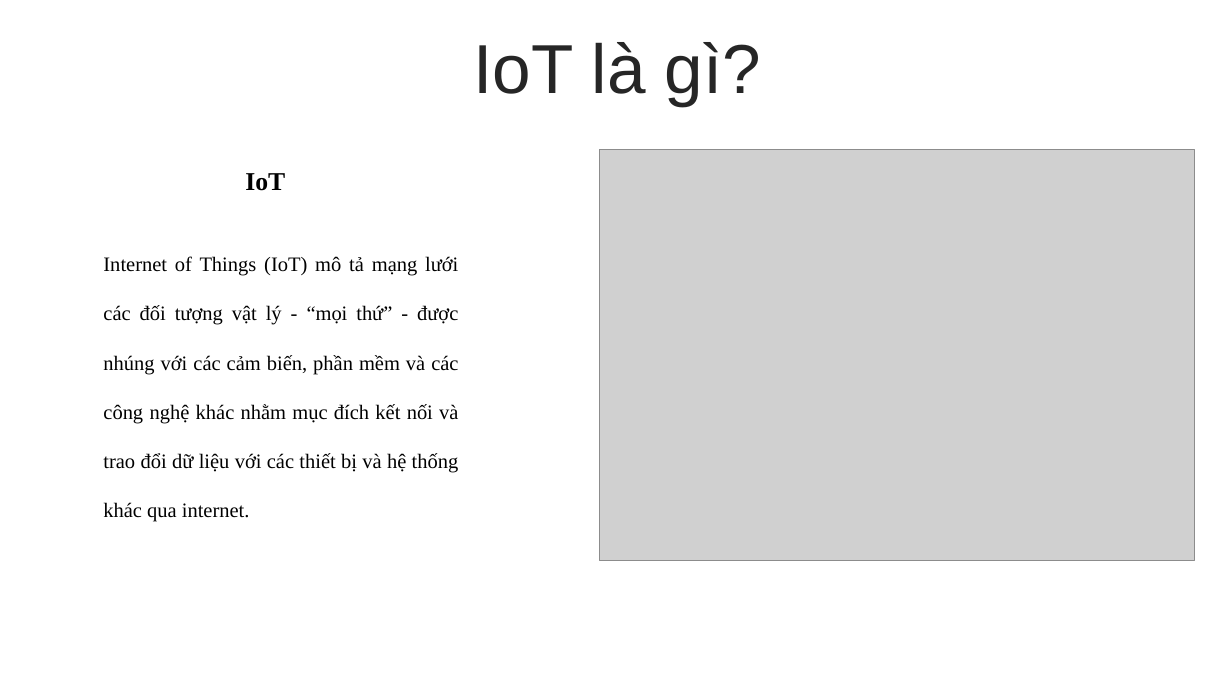
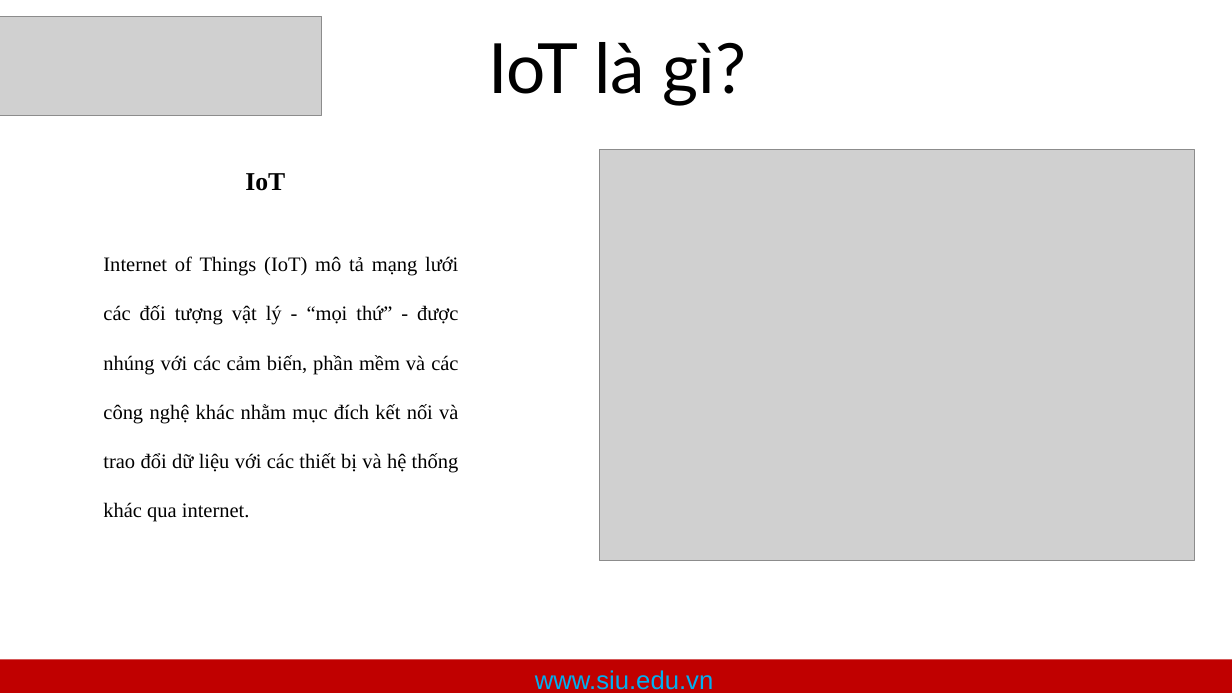
Before and after one commit to duyennd83/ParkingDemo, a slide deck: slide 4 of ParkingBCNCKH.pptx (slide 3 before the commit). Drawn at 1232x693 pixels with LibreOffice and Linux fonts; fonts in the diff are those of the drawing; grey boxes stand for pictures. Boxes give left, top, right and bottom in pixels: in the first picture for what was removed or moved away, otherwise in the second. Text is boxed around its words. In the diff, an @@ line names an element or a change of style, - is before the commit and + after.

```diff
--- a/ParkingBCNCKH.pptx
+++ b/ParkingBCNCKH.pptx
@@ picture added at (0, 16, 322, 115) @@
@@ text "IoT là gì?" at (488, 42, 747, 106): font Arial to Lato, text colour #262626 to #000000 @@
@@ rectangle added at (0, 660, 1232, 693), fill #C00000 @@
@@ text added at (535, 670, 713, 690), 20 pt, text #00B0F0 @@
+www.siu.edu.vn
```
Also in this commit, not shown: 3 other slides changed, 6 slides added, 37 other files.
